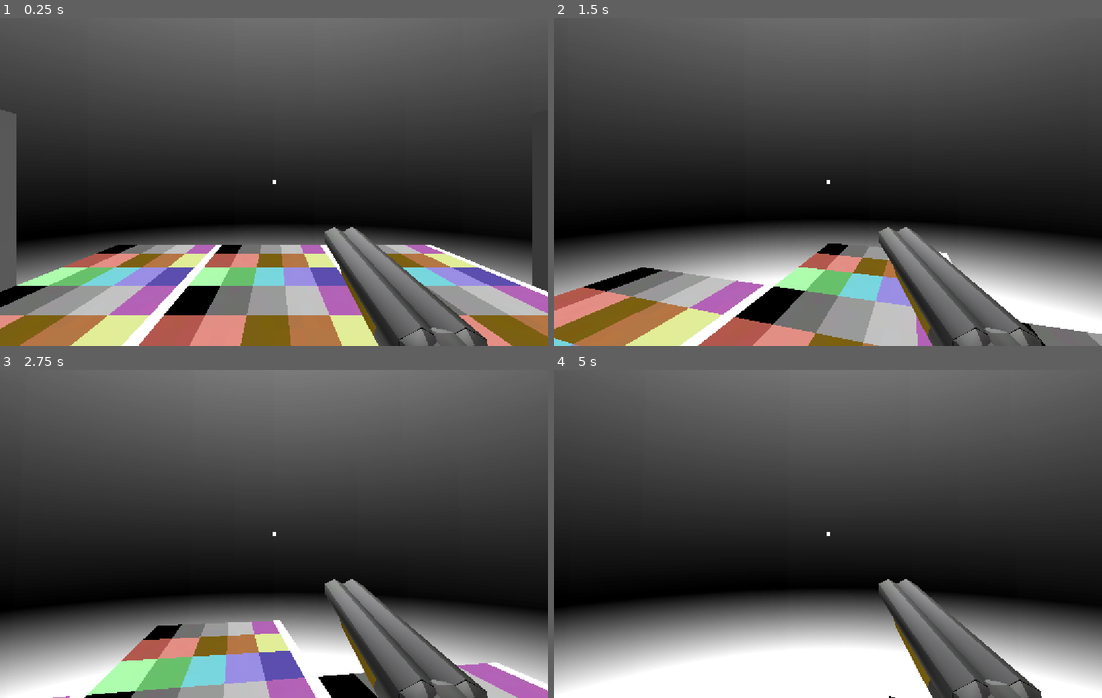
Above: before the commit, frames 1-4 (two rows, left to right).
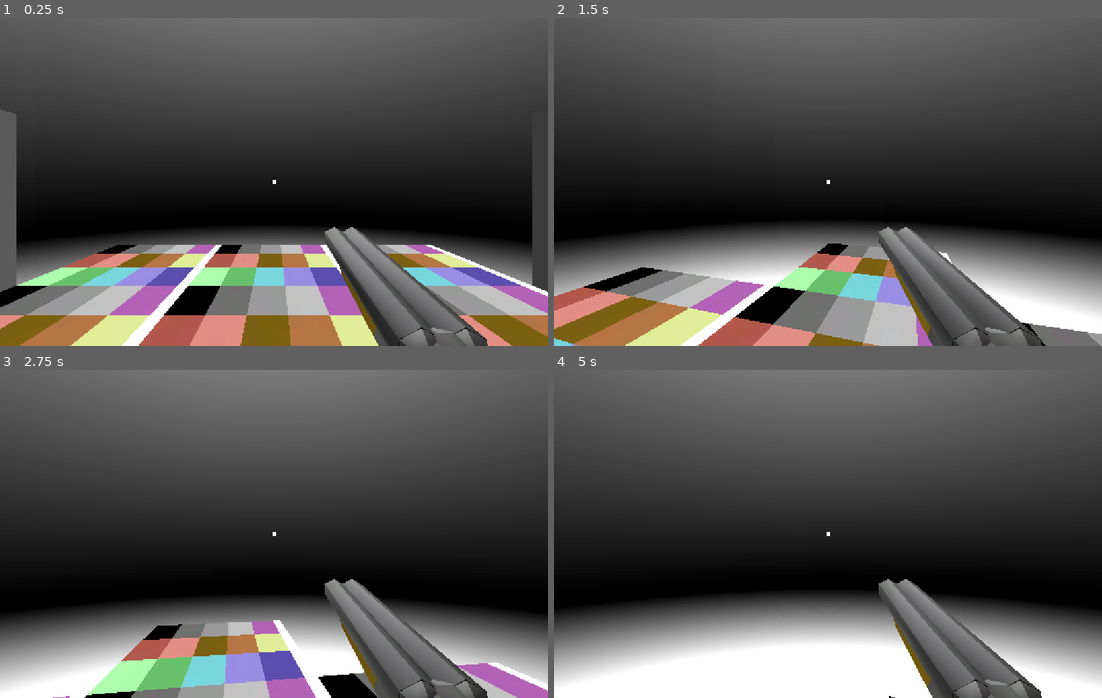
Above: after the commit, the same moments.

Repository: homexhome/Ludum2025
Game: Godot game, scene res://scenes/tiles/level.tscn
Same seed, same stepped clock (60 frames per second), same inputs: the game is played once before the commit and once after it.
Inputs (mouse positions are in pixels of both pictures, inside the frame that each line leads up to):
- Up to frame 1 (0.25 s): no input
- Up to frame 2 (1.5 s): tap Enter (ui_accept) at 0.5, 0.77 s; move the mouse to (948, 165) at 0.52 s; press the mouse at (948, 165) at 0.53 s; hold D (right) 0.53-1.28 s; move the mouse to (800, 182) at 1.27 s; release the mouse at (800, 182) at 1.28 s; hold W (forward) from 1.28 s (still down); click (800, 182) at 1.35 s
- Up to frame 3 (2.75 s): keep holding W (forward); tap Enter (ui_accept) at 1.52 s; move the mouse to (284, 527) at 2.02 s; press the mouse at (284, 527) at 2.03 s
- Up to frame 4 (5 s): keep holding W (forward); move the mouse to (822, 540) at 2.77 s; release the mouse at (822, 540) at 2.78 s; click (822, 540) at 2.85 s; tap Enter (ui_accept) at 3.02, 3.77, 4.52 s; move the mouse to (866, 537) at 3.52 s; press the mouse at (866, 537) at 3.53 s; move the mouse to (784, 530) at 4.27 s; release the mouse at (784, 530) at 4.28 s; click (784, 530) at 4.35 s

The runs differ from the first frame. In frame 2, 0.2% of the frame differs, in the area x 60-72%, y 71-100%; in frame 3, 0.3%; in frame 4, 0.2%.

Commit message:
World enviro update

Diff:
--- a/project.godot
+++ b/project.godot
@@ -26,6 +26,10 @@
 window/size/resizable=false
 window/stretch/mode="canvas_items"
 window/vsync/vsync_mode=0
+
+[global_group]
+
+PlayerGroup=""
 
 [input]
 
--- a/scenes/player.tscn
+++ b/scenes/player.tscn
@@ -10,7 +10,7 @@
 
 [sub_resource type="CapsuleMesh" id="CapsuleMesh_g2els"]
 
-[node name="Player" type="CharacterBody3D"]
+[node name="Player" type="CharacterBody3D" groups=["PlayerGroup"]]
 script = ExtResource("1_qlg0r")
 
 [node name="CollisionShape3D" type="CollisionShape3D" parent="."]
--- a/scenes/tiles/level.tscn
+++ b/scenes/tiles/level.tscn
@@ -11,7 +11,6 @@
 noise_type = 4
 frequency = 0.0003
 fractal_gain = 0.9
-fractal_weighted_strength = 0.31
 
 [sub_resource type="NoiseTexture2D" id="NoiseTexture2D_ja66a"]
 width = 10
@@ -32,6 +31,17 @@
 background_mode = 2
 background_color = Color(0.650128, 0.650128, 0.650128, 1)
 sky = SubResource("Sky_5csnf")
+
+[sub_resource type="GDScript" id="GDScript_c57a8"]
+script/source = "extends WorldEnvironment
+
+@export var rotation_speed : float = 3
+
+func _physics_process(delta: float) -> void:
+	var _rotation = environment.get_sky_rotation()
+	_rotation.y = wrapf(_rotation.y + delta * rotation_speed, 0, 360)
+	environment.set_sky_rotation(_rotation)
+"
 
 [node name="Level" type="Node3D"]
 
@@ -115,3 +125,4 @@
 
 [node name="WorldEnvironment" type="WorldEnvironment" parent="."]
 environment = SubResource("Environment_c57a8")
+script = SubResource("GDScript_c57a8")
Not shown: 1 places in scenes/tiles/level.tscn that only renumber resources
